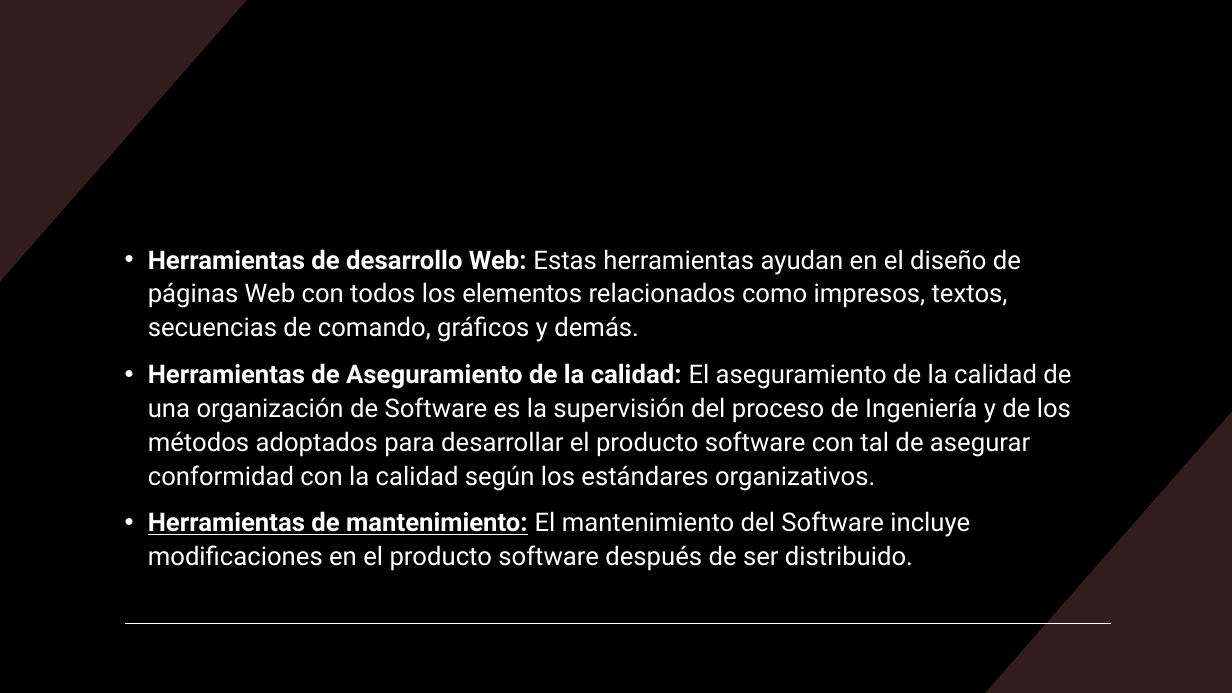
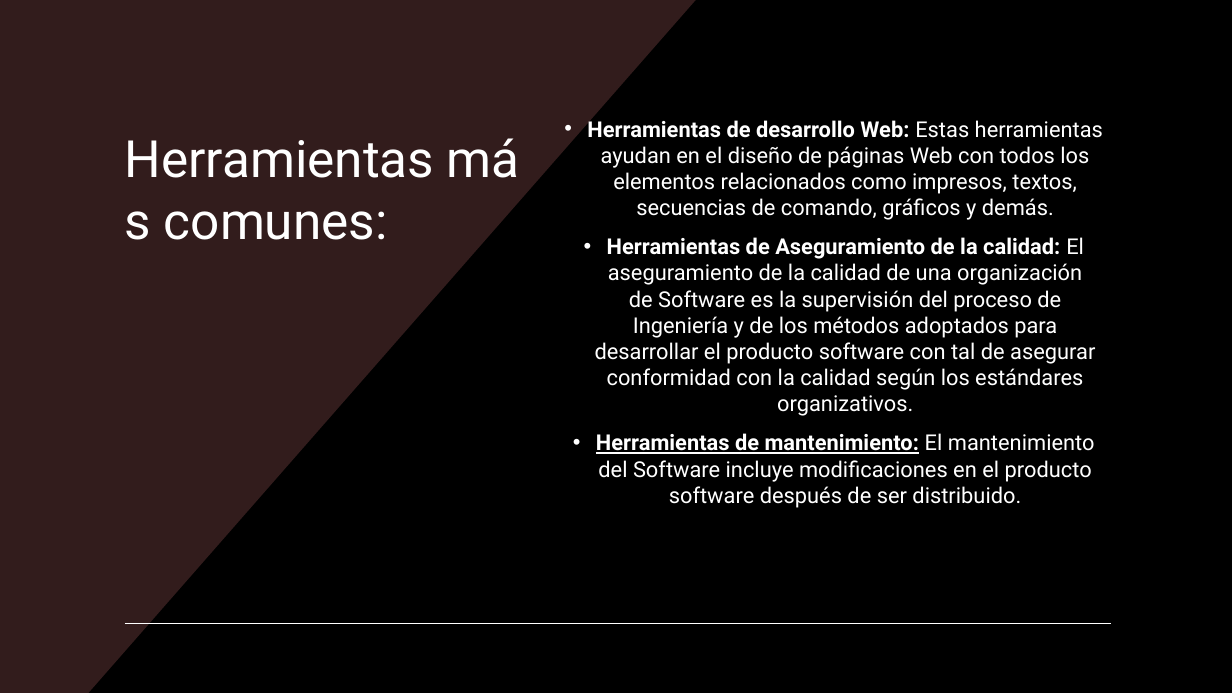
Before and after one commit to DAWEQUIPO5ENTORNOS/EQUIPO5_DAW_ENTORNOS, a slide deck: slide 9 of case.pptx. Drawn at 1232x693 pixels with LibreOffice and Linux fonts; fonts in the diff are those of the drawing. Boxes give left, top, right and bottom in pixels: in the first picture for what was removed or moved away, otherwise in the second. Text is boxed around its words. In the diff, an @@ line names an element or a change of style, - is before the commit and + after.

```diff
--- a/case.pptx
+++ b/case.pptx
@@ rectangle added at (x1=0, y1=0, x2=1232, y2=693), fill #000000 @@
@@ freeform shape added at (x1=0, y1=0, x2=696, y2=693), fill #321C1C @@
@@ title added at (x1=125, y1=140, x2=434, y2=240), 40 pt, text #FFFFFF @@
+Herramientas más comunes:
@@ text "Herramientas de desarrollo Web: Estas ..." moved from (x1=148, y1=249, x2=1071, y2=571) to (x1=595, y1=146, x2=1095, y2=508) @@
@@ text "Herramientas de desarrollo Web: Estas ..." at (x1=595, y1=146, x2=1095, y2=508): size 20 to 17 pt; alignment left to centre; line spacing 1.1 to 1; vertical alignment top to bottom @@
@@ line removed from (125, 624) to (1111, 624) @@
@@ line added from (125, 624) to (1111, 624), #FFFFFF 1 pt @@
```
Also in this commit, not shown: 6 other slides changed, 2 slides added, 1 slide removed, 3 other files.
